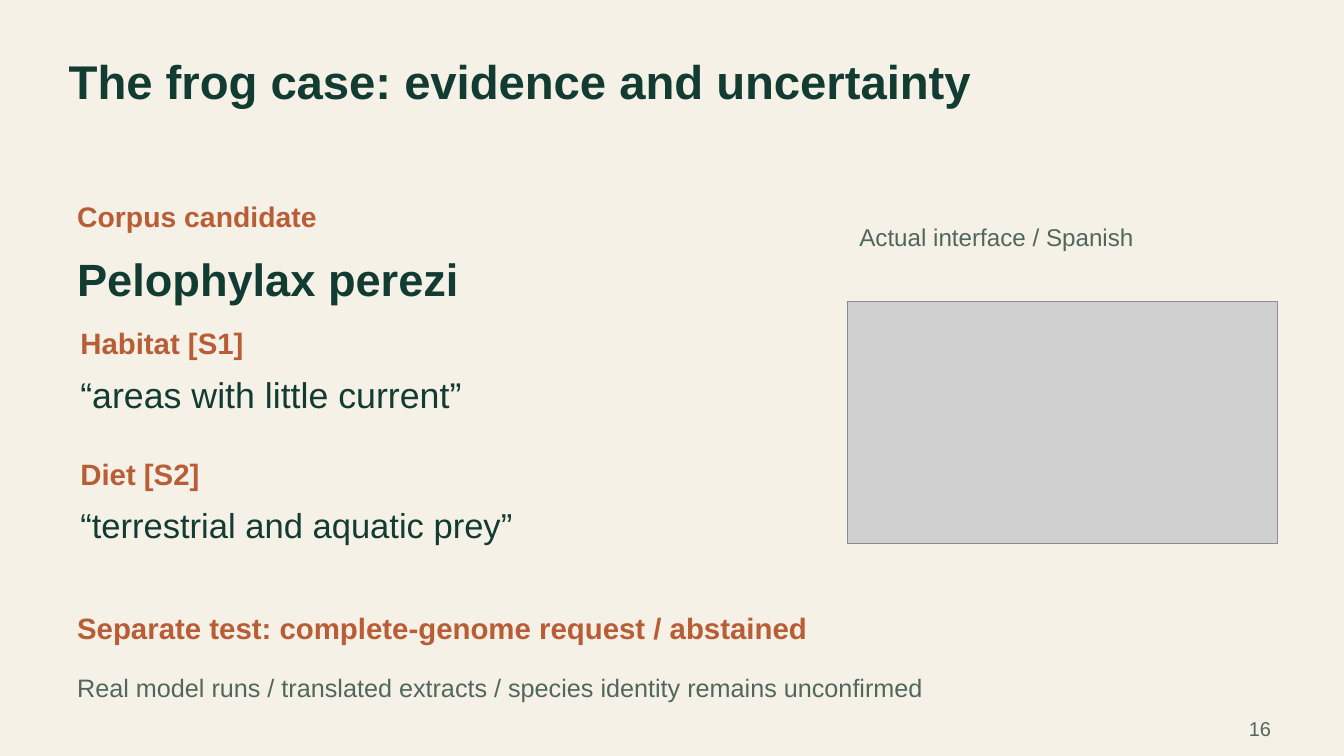
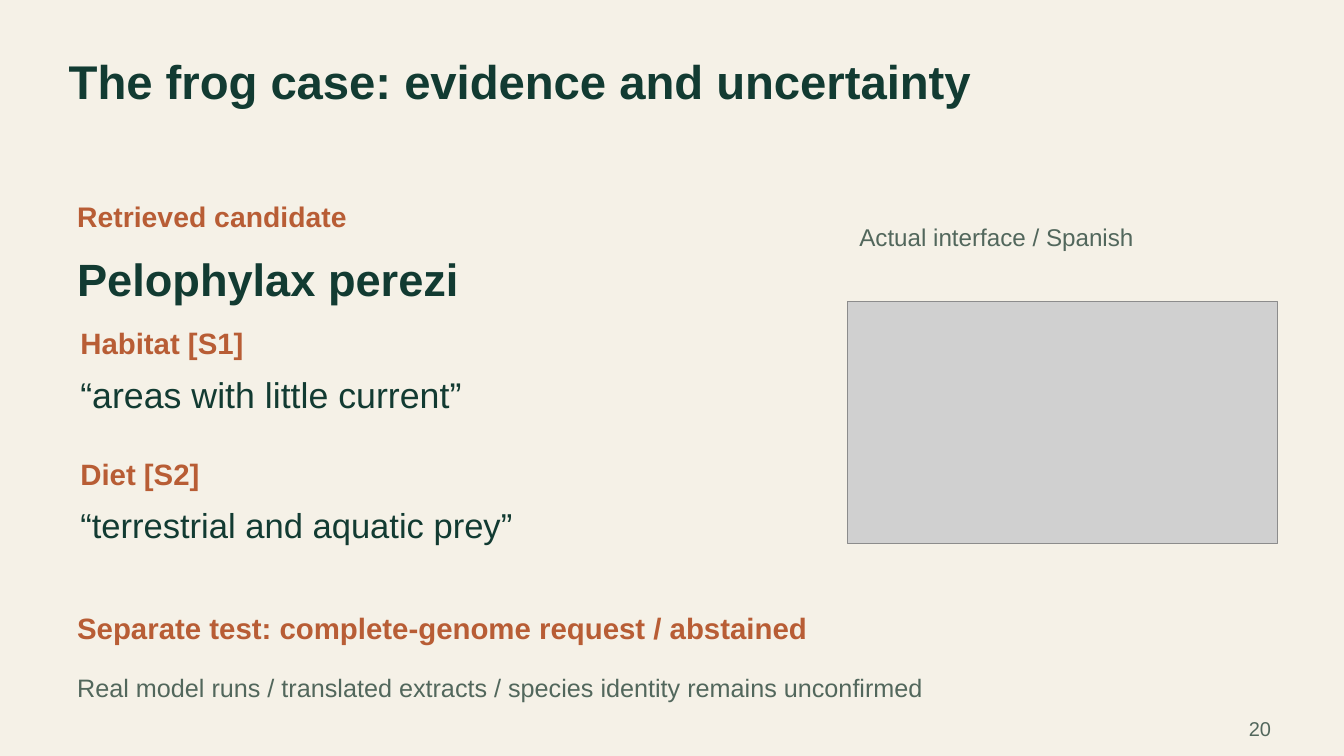
Before and after one commit to SambhavMayani/ADSBDB, a slide deck: slide 20 of docs/presentation/EcoSentinel_presentation.pptx (slide 16 before the commit). Drawn at 1344x756 pixels with LibreOffice and Linux fonts; fonts in the diff are those of the drawing; grey boxes stand for pictures. Boxes give left, top, right and bottom in pixels: in the first picture for what was removed or moved away, otherwise in the second. Text is boxed around its words. In the diff, an @@ line names an element or a change of style, - is before the commit and + after.

```diff
--- a/docs/presentation/EcoSentinel_presentation.pptx
+++ b/docs/presentation/EcoSentinel_presentation.pptx
@@ text at bbox=[77, 206, 346, 228]: text changed @@
-Corpus candidate
+Retrieved candidate
@@ text at bbox=[1249, 722, 1271, 736]: text changed @@
-16
+20
```
Also in this commit, not shown: 15 other slides changed, 7 slides added, 2 slides removed, 14 other files.
